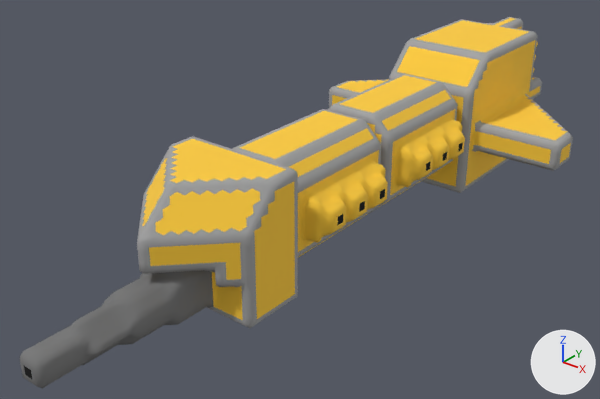
Renders of the OBJ model src/jsMain/resources/meshes/mechyrdia-3-mundus-caesaris-divi-class.obj from each side of a commit.
Before and after are seen from a camera (50 mm lens) standing at (54.2, -76.1, 49.9) and looking at (-2.9, -4.7, 5.6). The lights are fixed; the arrows at lower right show +X, +Y and +Z. Where no turn or scale is listed for an object, it has been applied to the vertices.

In view in the first picture: 'mechyrdia-3-mundus-caesaris-divi-class'.
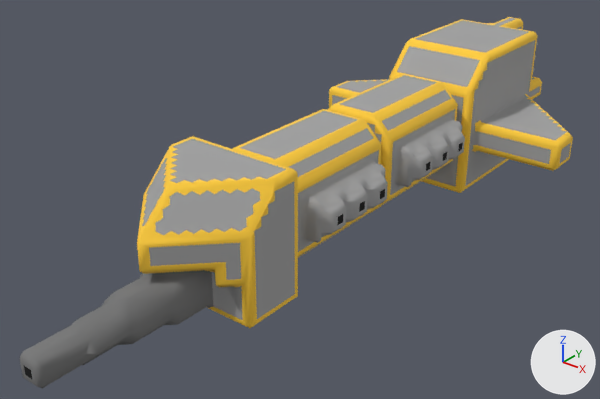
What differs and where, as boxes (x1, y1, x2, y2) in the pictures (600 x 399 px):
part 1 of me_mechyrdia_3_mundus_caesaris_divi_class, deleted: before (19, 17, 573, 388)
part 2 of me_mechyrdia_3_mundus_caesaris_divi_class, surface changed (yellow to grey): (209, 87, 560, 328) in both

Diff of the bpy script that builds the scene:
```diff
--- a/src/jsMain/resources/meshes/mechyrdia-3-mundus-caesaris-divi-class.obj.py
+++ b/src/jsMain/resources/meshes/mechyrdia-3-mundus-caesaris-divi-class.obj.py
@@ me_mechyrdia_3_mundus_caesaris_divi_class @@
 # used by ob_mechyrdia_3_mundus_caesaris_divi_class; location = (0.0, 0.0, 0.0)
-me_mechyrdia_3_mundus_caesaris_divi_class.from_pydata(...)  # 9631 vertices, 19260 faces; spans x -18.5..18.5, y -45.5..45.5, z 0.0..19.0
+me_mechyrdia_3_mundus_caesaris_divi_class.from_pydata(...)  # 1823 vertices, 3405 faces; spans x -18.5..18.5, y -45.5..45.5, z 0.0..19.0
+# me_mechyrdia_3_mundus_caesaris_divi_class part 1: 7808 vertices removed from x -18.5..18.5, y -45.5..45.5, z 0.0..19.0
+# me_mechyrdia_3_mundus_caesaris_divi_class part 2: 774 kept faces spanning x -18.5..18.5, y -30.0..45.5, z 0.0..19.0 get new texture (UV) coordinates
 me_mechyrdia_3_mundus_caesaris_divi_class.materials.append(mat_mechyrdia_3_mundus_caesaris_divi_class)
```
